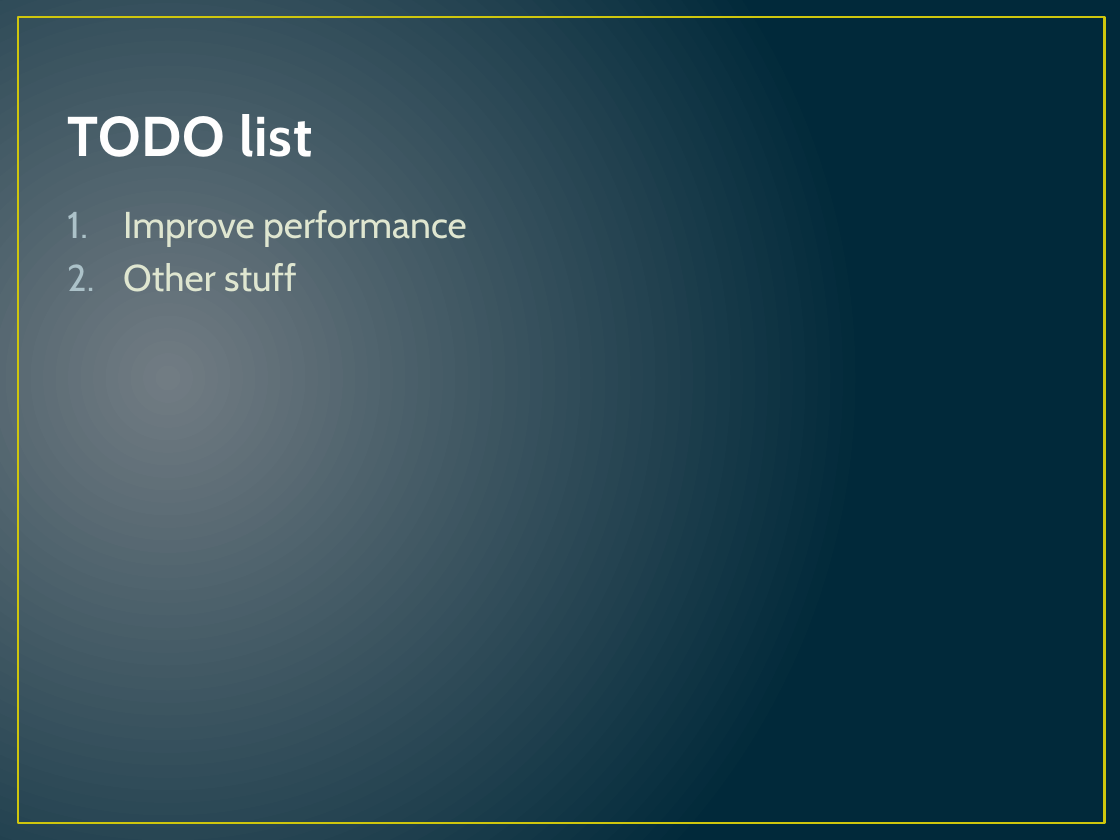
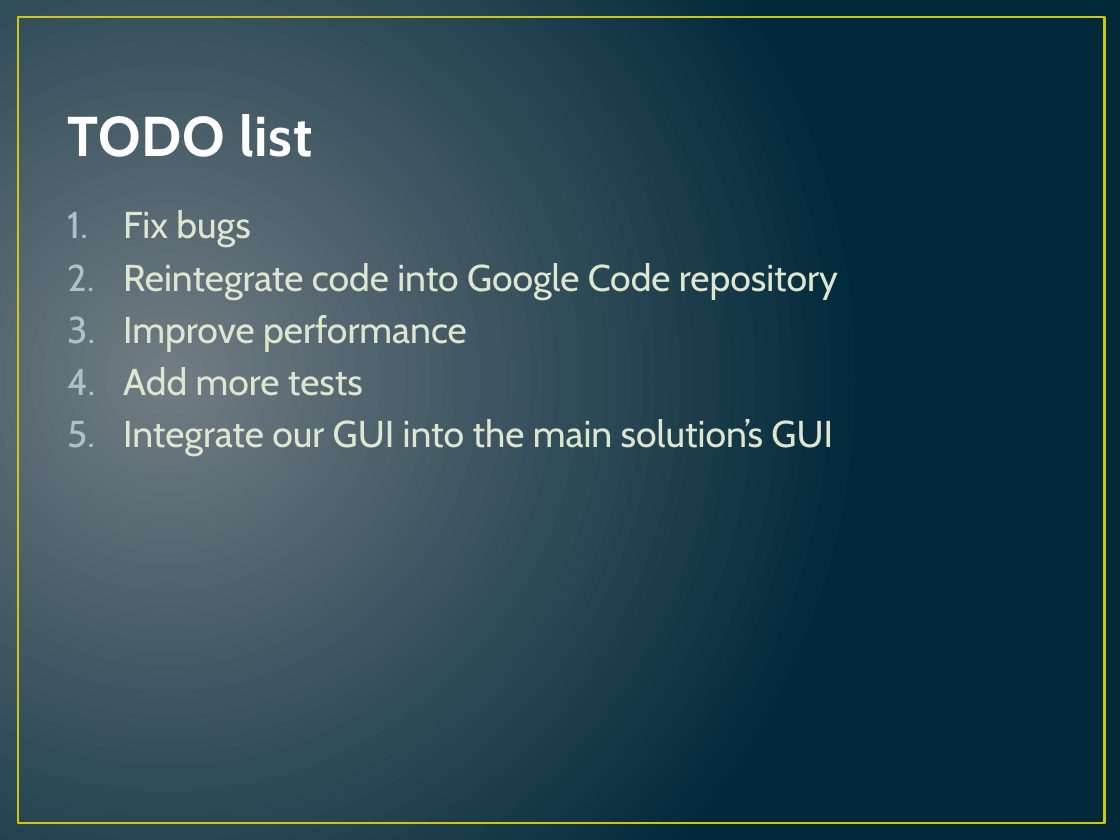
Before and after one commit to hugebdu/jdt-refactored, a slide deck: slide 24 of extra/CDT.pptx. Drawn at 1120x840 pixels with LibreOffice and Linux fonts; fonts in the diff are those of the drawing. Boxes give left, top, right and bottom in pixels: in the first picture for what was removed or moved away, otherwise in the second. Text is boxed around its words. In the diff, an @@ line names an element or a change of style, - is before the commit and + after.

```diff
--- a/extra/CDT.pptx
+++ b/extra/CDT.pptx
@@ text at (123,210,838,299): paragraphs added @@
+1. Fix bugs
+2. Reintegrate code into Google Code repository
@@ text at (123,367,833,456): text changed @@
-2. Other stuff
+4. Add more tests
+5. Integrate our GUI into the main solution’s GUI
```
Also in this commit, not shown: 2 other slides changed.
